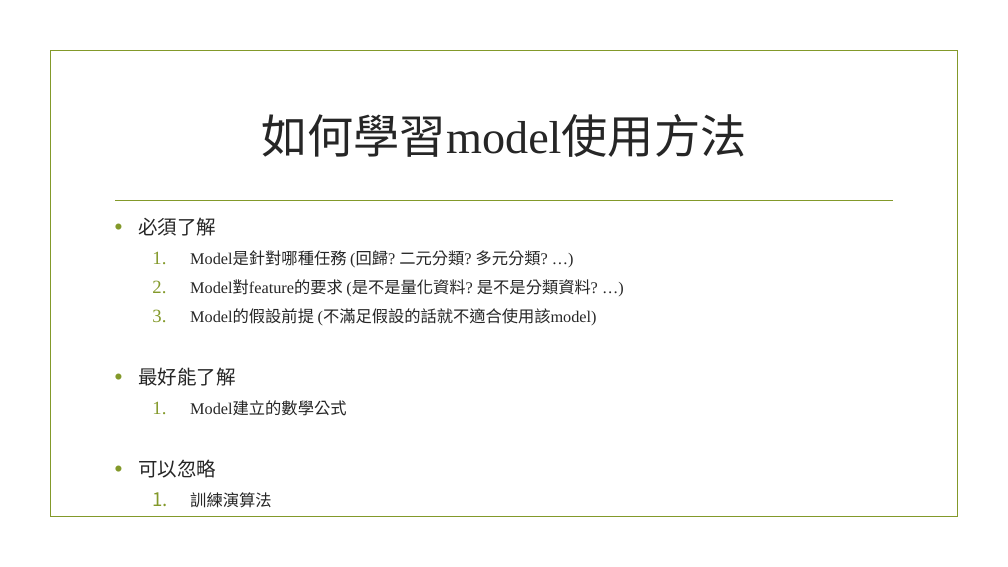
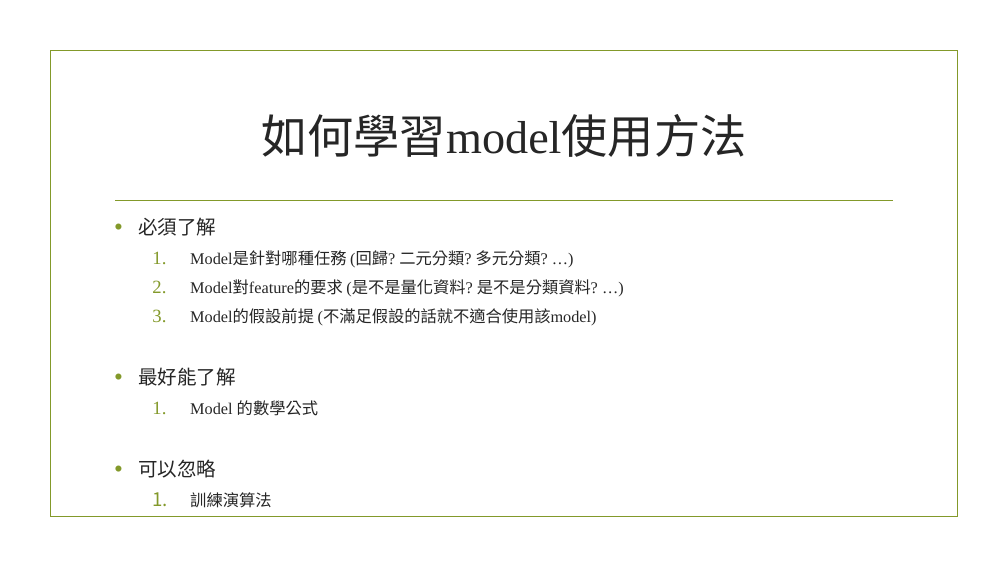
Before and after one commit to gama79530/ML_workshop, a slide deck: slide 9 of ML_workshop.pptx. Drawn at 1008x567 pixels with LibreOffice and Linux fonts; fonts in the diff are those of the drawing; background and template pictures are left out. Boxes give left, top, right and bottom in pixels: in the first picture for what was removed or moved away, otherwise in the second. Text is boxed around its words. In the diff, an @@ line names an element or a change of style, - is before the commit and + after.

```diff
--- a/ML_workshop.pptx
+++ b/ML_workshop.pptx
@@ text at box(190, 400, 318, 416): text changed @@
-  1. Model建立的數學公式
+  1. Model 的數學公式
```
Also in this commit, not shown: 1 other slide changed, 1 other file.
